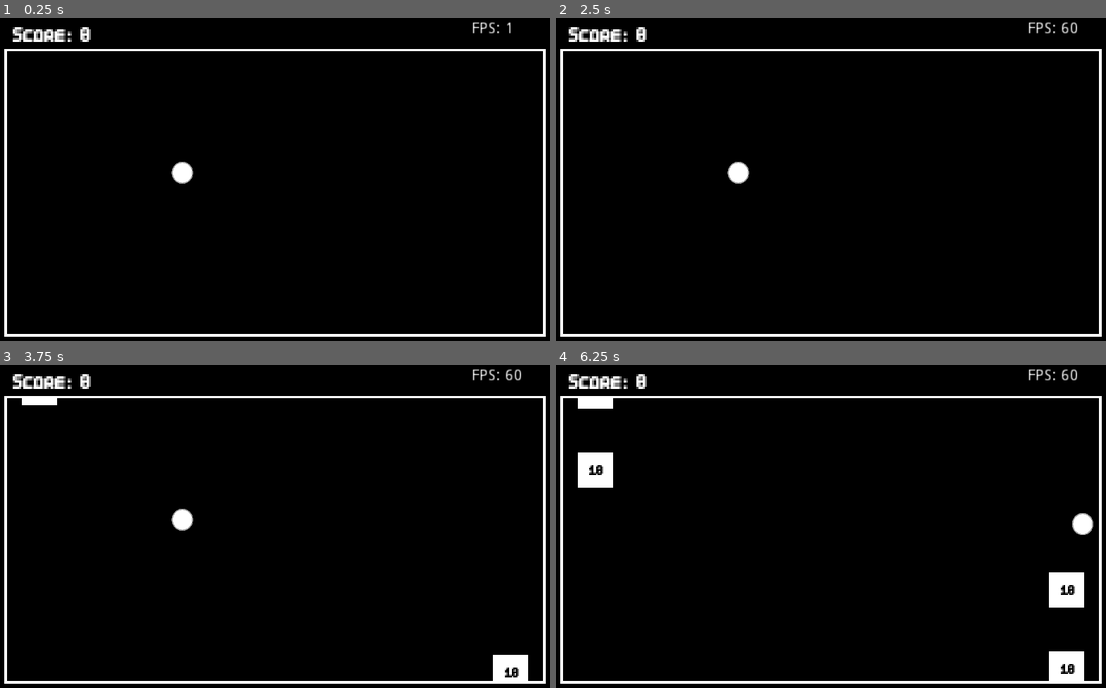
Above: before the commit, frames 1-4 (two rows, left to right).
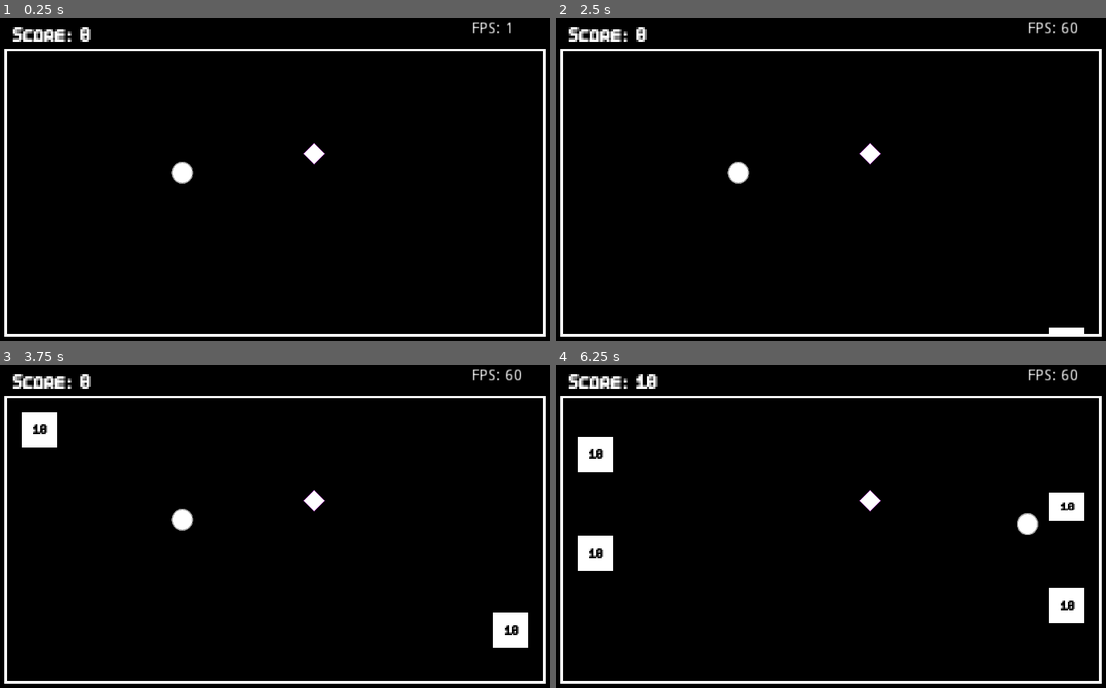
Above: after the commit, the same moments.

Repository: sugarvoid/cross-out
Game: Godot game, scene res://game/game.tscn
The game is run twice, just before and just after one commit, with the same random seed, the same clock (stepped at 60 frames per second) and the same inputs. The project has no main scene, so this scene is started directly.
Inputs:
- Up to frame 1 (0.25 s): no input
- Up to frame 2 (2.5 s): tap Enter (ui_accept) at 0.5, 0.77, 1.52, 2 s
- Up to frame 3 (3.75 s): tap Enter (ui_accept) at 3.02 s
- Up to frame 4 (6.25 s): tap Enter (ui_accept) at 3.77, 4.52, 6.02 s

The runs differ from the first frame. In frame 1, 0.1% of the frame differs, in the area x 55-60%, y 38-46%; in frame 2, 0.3%; in frame 3, 2.1%; in frame 4, 4.0%, in the area x 3-98%, y 2-98%.

Commit message:
Add hazard

Diff:
--- a/game/game.tscn
+++ b/game/game.tscn
@@ -1,6 +1,7 @@
-[gd_scene load_steps=8 format=2]
+[gd_scene load_steps=9 format=2]
 
 [ext_resource path="res://game/player.tscn" type="PackedScene" id=1]
+[ext_resource path="res://game/object/hazard/hazard.tscn" type="PackedScene" id=2]
 [ext_resource path="res://game/game.gd" type="Script" id=3]
 [ext_resource path="res://background.png" type="Texture" id=5]
 [ext_resource path="res://background_front.png" type="Texture" id=6]
@@ -31,6 +32,12 @@
 [node name="TmrLeft" type="Timer" parent="TargetManager"]
 
 [node name="TmrRight" type="Timer" parent="TargetManager"]
+
+[node name="HazardManager" type="Node2D" parent="."]
+
+[node name="Hazard" parent="HazardManager" instance=ExtResource( 2 )]
+position = Vector2( 583, 247 )
+scale = Vector2( 0.5, 0.5 )
 
 [node name="Player" parent="." instance=ExtResource( 1 )]
 position = Vector2( 344, 282 )
--- /dev/null
+++ b/game/object/hazard/hazard.gd
@@ -0,0 +1,15 @@
+class_name Hazard
+extends Node2D
+
+
+onready var _hit_box: Area2D = get_node("Hitbox")
+
+
+func _ready():
+	self._connect_signals()
+
+func _connect_signals() -> void:
+	self._hit_box.connect("body_entered", self, "_on_player_colide")
+
+func _on_player_colide(body: Node) -> void:
+	print(body)
--- /dev/null
+++ b/game/object/hazard/hazard.tscn
@@ -0,0 +1,21 @@
+[gd_scene load_steps=4 format=2]
+
+[ext_resource path="res://game/object/hazard/hazard.png" type="Texture" id=1]
+[ext_resource path="res://game/object/hazard/hazard.gd" type="Script" id=2]
+
+[sub_resource type="RectangleShape2D" id=1]
+extents = Vector2( 25.4558, 25.4558 )
+
+[node name="Hazard" type="Node2D"]
+rotation = 0.785398
+scale = Vector2( 0.5, 0.5 )
+script = ExtResource( 2 )
+
+[node name="Sprite" type="Sprite" parent="."]
+texture = ExtResource( 1 )
+
+[node name="Hitbox" type="Area2D" parent="."]
+
+[node name="CollisionShape2D" type="CollisionShape2D" parent="Hitbox"]
+position = Vector2( 1.3487e-06, 1.3487e-06 )
+shape = SubResource( 1 )
--- a/game/object/target/target.gd
+++ b/game/object/target/target.gd
@@ -2,31 +2,22 @@
 extends Area2D
 
 
-# Declare member variables here. Examples:
-# var a = 2
-# var b = "text"
+const move_speed: int = 90
 
-const move_speed: int = 60
-
-var score: int = 10
-export var moving_dir: int
 onready var right_collision: CollisionShape2D = get_node("RightSide")
 onready var left_collision: CollisionShape2D = get_node("LeftSide")
 
-# Called when the node enters the scene tree for the first time.
+var score: int = 10
+var moving_dir: int
+
 func _ready():
 	self.connect("body_entered", self, "_on_player_entered")
 
-
-# Called every frame. 'delta' is the elapsed time since the previous frame.
 func _physics_process(delta):
 	_move(self.moving_dir, delta)
 
-
-
 func _move(y_direction: int, delta: float) -> void:
 	self.global_position.y += (self.move_speed * delta) * y_direction
-
 
 func _on_player_entered(body: Node2D):
 	if body.has_method("hit_target"):
--- a/game/object/target/target.tscn
+++ b/game/object/target/target.tscn
@@ -12,6 +12,18 @@
 
 [sub_resource type="Animation" id=2]
 resource_name = "flip_over"
+tracks/0/type = "value"
+tracks/0/path = NodePath("Sprite:scale")
+tracks/0/interp = 1
+tracks/0/loop_wrap = true
+tracks/0/imported = false
+tracks/0/enabled = true
+tracks/0/keys = {
+"times": PoolRealArray( 0, 0.5, 1 ),
+"transitions": PoolRealArray( 1, 1, 1 ),
+"update": 0,
+"values": [ Vector2( 0.5, 0.5 ), Vector2( 0.5, 0 ), Vector2( 0.5, 0.5 ) ]
+}
 
 [node name="Target" type="Area2D"]
 script = ExtResource( 2 )
--- a/game/player.tscn
+++ b/game/player.tscn
@@ -3,9 +3,8 @@
 [ext_resource path="res://player.gd" type="Script" id=1]
 [ext_resource path="res://player.svg" type="Texture" id=2]
 
-[sub_resource type="CapsuleShape2D" id=1]
-radius = 11.5
-height = 24.0
+[sub_resource type="CircleShape2D" id=1]
+radius = 18.0
 
 [node name="Player" type="KinematicBody2D"]
 script = ExtResource( 1 )
@@ -15,6 +14,5 @@
 texture = ExtResource( 2 )
 
 [node name="CollisionShape2D" type="CollisionShape2D" parent="."]
-position = Vector2( 0, -0.5 )
 rotation = 1.5708
 shape = SubResource( 1 )
--- a/game/target_manager.gd
+++ b/game/target_manager.gd
@@ -1,30 +1,22 @@
 extends Node2D
 
 
-
-
-# Declare member variables here. Examples:
-# var a = 2
-# var b = "text"
 const p_Target: PackedScene = preload("res://game/object/target/target.tscn")
 
 onready var right_spawn_pos: Position2D = get_node("RightBottom")
 onready var left_spawn_pos: Position2D = get_node("LeftTop")
-
 onready var tmr_left: Timer = get_node("TmrLeft")
 onready var tmr_right: Timer = get_node("TmrRight")
-
 onready var target_container: Node2D = get_node("Targats")
 
 
-# Called when the node enters the scene tree for the first time.
 func _ready():
 	self._connect_signals()
 	self._start_spawn_timers()
 
 func _start_spawn_timers() -> void:
-	self.tmr_left.start(2.4)
-	self.tmr_right.start(2.4)
+	self.tmr_left.start(2.0)
+	self.tmr_right.start(2.0)
 
 func _connect_signals() -> void:
 	self.tmr_left.connect("timeout", self, "_spawn_left")
@@ -41,7 +33,6 @@
 	self.target_container.add_child(new_target)
 	new_target.remove_child(new_target.left_collision)
 
-
 func _spawn_right() -> void:
 	var new_target: Target = p_Target.instance()
 	new_target.moving_dir = -1
--- a/kill_zone.gd
+++ b/kill_zone.gd
@@ -1,5 +1,4 @@
 extends Area2D
-
 
 
 func _ready():
--- a/project.godot
+++ b/project.godot
@@ -9,6 +9,11 @@
 config_version=4
 
 _global_script_classes=[ {
+"base": "Node2D",
+"class": "Hazard",
+"language": "GDScript",
+"path": "res://game/object/hazard/hazard.gd"
+}, {
 "base": "KinematicBody2D",
 "class": "Player",
 "language": "GDScript",
@@ -20,6 +25,7 @@
 "path": "res://game/object/target/target.gd"
 } ]
 _global_script_class_icons={
+"Hazard": "",
 "Player": "",
 "Target": ""
 }
@@ -33,6 +39,10 @@
 
 window/stretch/mode="2d"
 window/stretch/aspect="keep"
+
+[global]
+
+hint=false
 
 [gui]
 
Binary file added: game/object/hazard/hazard.png
Not shown, added: game/object/hazard/hazard.png.import
Binary file added: hazard.aseprite
